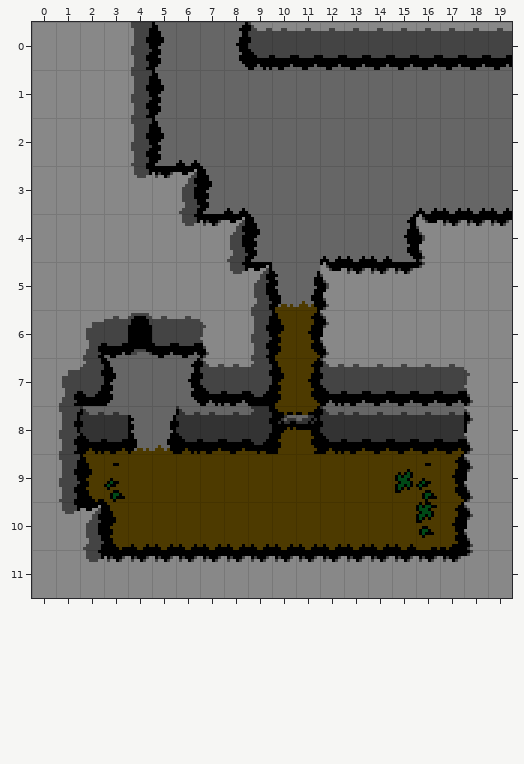
A Tiled map gets an edit: tiled/hills_room_24.tmx. The picture above is the old version.
Cells are 8x16 px. Shown: x 0..19, y 0..11.
And afterwards:
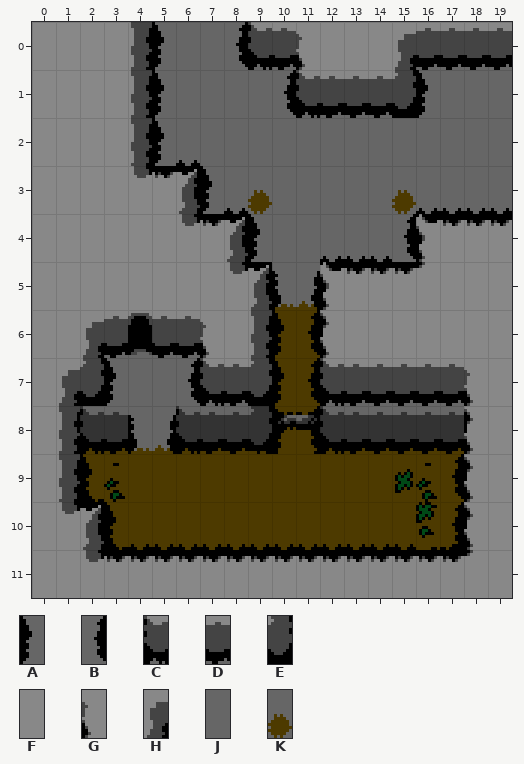
Key: from "hills_high": A 0, B 2, C 3, D 4, E 5, F 10, G 12, H 13; from "hills_ledges": J 25, K 43.
_ is an empty cell.
The edit:
Layer "Tile Layer 1":
The author changed tile J to tile A in row 1 at x 16.
The author changed tile J to tile B in row 1 at x 10.
The author changed tile J to tile C in row 1 at x 11.
The author changed tile J to tile D in row 1 at x 12 to 14.
The author changed tile J to tile E in row 1 at x 15.
The author changed tile D to tile F in row 0 at x 12 to 14.
The author changed tile D to tile G in row 0 at x 11.
The author changed tile D to tile H in row 0 at x 15.
The author changed tile J to tile K in row 3 at x 9 and 15.
Boxes around the changes in both pictures, in picture pixels (x1, y1, x2, y2):
changed: (284, 28, 428, 118)
changed: (248, 190, 272, 214)
changed: (392, 190, 416, 214)
